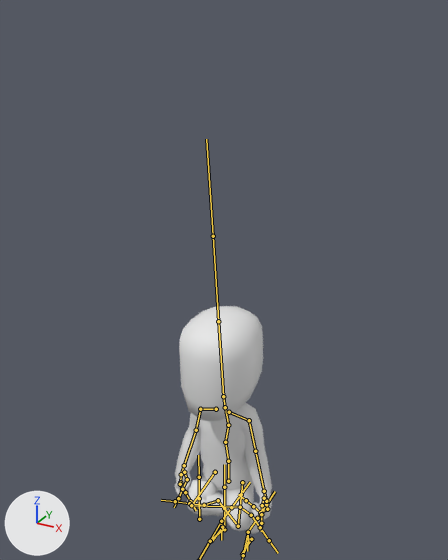
The FBX model Assets/07_Animations/Character/char_hinsetzen.fbx as it was, and as the next commit left it.
Rendered twice from a camera (50 mm lens) standing at (4.46, -2.76, 5.5) and looking at (0.11, 5.14, 1.55). Arrows for +X, +Y and +Z are at lower left; the lights stay in place. Both versions are drawn at frame 1 of the action 'Root|Root.001|Root|0.Targeting Pose|Root|0.Targeting Pose'; the numbers are the values there. The bones that bend it are drawn over the model as lines.

In view in the first picture: 'characterMedium'.
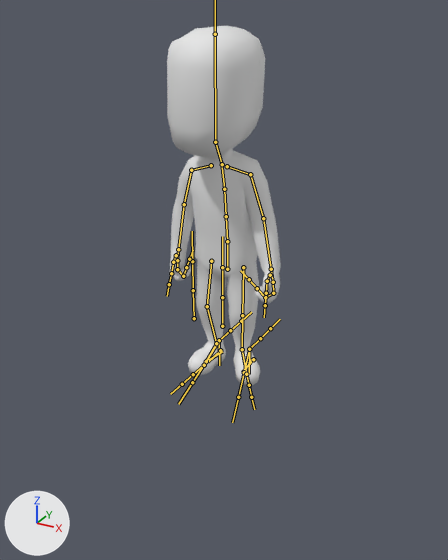
What differs and where, as boxes [x1, y1, x2, y2] in the pictures (448 x 560 px):
'characterMedium', posed (17% wider, 57% taller): before [175, 306, 272, 534]; after [167, 26, 281, 385]
bone 'HipsCtrl', root to tip: before (228, 461) to (228, 481); after (227, 241) to (227, 269)
bone 'Spine', root to tip: before (228, 461) to (225, 442); after (227, 241) to (226, 216)
bone 'Chest', root to tip: before (225, 442) to (228, 425); after (226, 216) to (224, 189)
bone 'UpperChest', root to tip: before (228, 425) to (225, 406); after (224, 189) to (221, 162)
bone 'Neck', root to tip: before (225, 407) to (223, 396); after (222, 164) to (215, 142)
bone 'Head', root to tip: before (223, 396) to (218, 321); after (215, 142) to (215, 34)
bone 'LeftArm', root to tip: before (249, 420) to (255, 451); after (250, 174) to (263, 218)
bone 'LeftForeArm', root to tip: before (255, 451) to (264, 491); after (263, 218) to (271, 269)
bone 'RightForeArm', root to tip: before (196, 430) to (184, 465); after (184, 204) to (178, 249)
bone 'RightHandIndex1', root to tip: before (181, 474) to (180, 482); after (177, 260) to (177, 269)
bone 'RightHandIndex2', root to tip: before (180, 482) to (180, 484); after (177, 269) to (183, 276)
bone 'RightHandIndex3', root to tip: before (180, 484) to (185, 492); after (183, 276) to (186, 267)
bone 'RightHandThumb2', root to tip: before (187, 479) to (182, 489); after (173, 262) to (171, 273)
bone 'LeftUpLeg', root to tip: before (242, 482) to (238, 526); after (243, 267) to (242, 315)
bone 'LeftLeg', root to tip: before (238, 526) to (218, 500); after (242, 315) to (242, 349)
bone 'LeftFoot', root to tip: before (218, 500) to (204, 505); after (242, 349) to (246, 374)
bone 'RightUpLeg', root to tip: before (215, 472) to (191, 505); after (211, 261) to (207, 306)
bone 'RightLeg', root to tip: before (191, 505) to (240, 507); after (207, 306) to (216, 343)
bone 'RightFoot', root to tip: before (240, 507) to (251, 515); after (216, 343) to (204, 365)

What changed in the scene script:
```text
Change bone_hipsctrl:
    where bone_hipsctrl = bpy.data.objects['Root'].pose.bones['HipsCtrl']
    bone_hipsctrl.location: (-0.09, 3.03, -0.28) -> (-0.01, -3.15, -0.37)
Change bone_spine:
    where bone_spine = bpy.data.objects['Root'].pose.bones['Spine']  # child of 'Hips'
    bone_spine.rotation_quaternion: (0.994, 0.079, 0.033, 0.075) -> (0.996, 0.081, 0.026, 0.019)  # degrees (9, 3, 9) -> degrees (9, 3, 2)
Change bone_chest:
    where bone_chest = bpy.data.objects['Root'].pose.bones['Chest']  # child of 'Spine'
    bone_chest.rotation_quaternion: (0.985, 0.006, -0.056, -0.165) -> (1.0, 0.0, 0.0, 0.0)  # degrees (2, -6, -19) -> degrees (0, 0, 0)
Change bone_upperchest:
    where bone_upperchest = bpy.data.objects['Root'].pose.bones['UpperChest']  # child of 'Chest'
    bone_upperchest.rotation_quaternion: (0.989, -0.006, 0.029, 0.144) -> (1.0, 0.0, 0.0, 0.0)  # degrees (0, 3, 17) -> degrees (0, 0, 0)
Change bone_neck:
    where bone_neck = bpy.data.objects['Root'].pose.bones['Neck']  # child of 'UpperChest'
    bone_neck.rotation_quaternion: (0.986, 0.07, -0.079, -0.132) -> (0.997, 0.072, 0.0, 0.0)  # degrees (9, -8, -16) -> degrees (8, 0, 0)
Change bone_head:
    where bone_head = bpy.data.objects['Root'].pose.bones['Head']  # child of 'Neck'
    bone_head.rotation_quaternion: (0.985, -0.124, 0.051, 0.11) -> (0.992, -0.125, 0.001, -0.035)  # degrees (-14, 7, 12) -> degrees (-14, 0, -4)
Change bone_leftarm:
    where bone_leftarm = bpy.data.objects['Root'].pose.bones['LeftArm']  # child of 'LeftShoulder'
    bone_leftarm.rotation_quaternion: (0.742, 0.12, 0.117, -0.649) -> (0.812, 0.132, 0.112, -0.558)  # degrees (2, 19, -82) -> degrees (5, 19, -68)
Change bone_leftforearm:
    where bone_leftforearm = bpy.data.objects['Root'].pose.bones['LeftForeArm']  # child of 'LeftArm'
    bone_leftforearm.rotation_quaternion: (0.927, 0.086, -0.353, 0.092) -> (0.944, 0.109, -0.312, 0.01)  # degrees (7, -42, 9) -> degrees (14, -36, -3)
Change bone_rightforearm:
    where bone_rightforearm = bpy.data.objects['Root'].pose.bones['RightForeArm']  # child of 'RightArm'
    bone_rightforearm.rotation_quaternion: (0.914, 0.01, -0.332, 0.235) -> (0.986, -0.135, -0.001, 0.098)  # degrees (-10, -38, 32) -> degrees (-15, 1, 11)
Change bone_righthandindex1:
    where bone_righthandindex1 = bpy.data.objects['Root'].pose.bones['RightHandIndex1']  # child of 'RightHand'
    bone_righthandindex1.rotation_quaternion: (0.996, -0.054, -0.025, 0.071) -> (1.0, 0.0, 0.0, 0.0)  # degrees (-6, -2, 8) -> degrees (0, 0, 0)
Change bone_righthandindex2:
    where bone_righthandindex2 = bpy.data.objects['Root'].pose.bones['RightHandIndex2']  # child of 'RightHandIndex1'
    bone_righthandindex2.rotation_quaternion: (0.898, 0.058, 0.21, -0.383) -> (0.938, -0.347, 0.019, -0.019)  # degrees (-4, 25, -47) -> degrees (-41, 1, -3)
Change bone_righthandindex3:
    where bone_righthandindex3 = bpy.data.objects['Root'].pose.bones['RightHandIndex3']  # child of 'RightHandIndex2'
    bone_righthandindex3.rotation_quaternion: (0.704, -0.548, 0.146, 0.426) -> (0.61, -0.792, 0.042, 0.008)  # degrees (-61, 42, 37) -> degrees (-105, 4, -3)
Change bone_righthandthumb2:
    where bone_righthandthumb2 = bpy.data.objects['Root'].pose.bones['RightHandThumb2']  # child of 'RightHandThumb1'
    bone_righthandthumb2.rotation_quaternion: (0.933, -0.332, -0.139, -0.005) -> (1.0, 0.0, 0.0, 0.0)  # degrees (-40, -15, 5) -> degrees (0, 0, 0)
Change bone_leftupleg:
    where bone_leftupleg = bpy.data.objects['Root'].pose.bones['LeftUpLeg']  # child of 'Hips'
    bone_leftupleg.rotation_quaternion: (0.815, -0.465, -0.336, 0.083) -> (0.972, -0.154, -0.176, 0.035)  # degrees (-67, -28, 30) -> degrees (-19, -19, 7)
Change bone_leftleg:
    where bone_leftleg = bpy.data.objects['Root'].pose.bones['LeftLeg']  # child of 'LeftUpLeg'
    bone_leftleg.rotation_quaternion: (0.557, 0.751, 0.023, 0.354) -> (0.973, 0.227, -0.035, -0.001)  # degrees (99, -30, 30) -> degrees (26, -4, -1)
Change bone_leftfoot:
    where bone_leftfoot = bpy.data.objects['Root'].pose.bones['LeftFoot']  # child of 'LeftLeg'
    bone_leftfoot.rotation_quaternion: (0.683, 0.223, 0.687, 0.107) -> (0.997, -0.048, -0.004, -0.064)  # degrees (95, 63, 86) -> degrees (-5, -1, -7)
Change bone_rightupleg:
    where bone_rightupleg = bpy.data.objects['Root'].pose.bones['RightUpLeg']  # child of 'Hips'
    bone_rightupleg.rotation_quaternion: (0.462, -0.384, 0.673, -0.431) -> (0.985, -0.153, -0.043, -0.065)  # degrees (-102, 17, -107) -> degrees (-17, -6, -7)
Change bone_rightleg:
    where bone_rightleg = bpy.data.objects['Root'].pose.bones['RightLeg']  # child of 'RightUpLeg'
    bone_rightleg.rotation_quaternion: (0.533, 0.825, -0.102, 0.155) -> (0.973, 0.179, -0.142, -0.016)  # degrees (114, -21, 0) -> degrees (21, -16, -5)
Change bone_rightfoot:
    where bone_rightfoot = bpy.data.objects['Root'].pose.bones['RightFoot']  # child of 'RightLeg'
    bone_rightfoot.rotation_quaternion: (0.698, 0.527, -0.363, 0.323) -> (0.979, -0.02, 0.058, 0.195)  # degrees (70, -58, 7) -> degrees (-1, 7, 23)
```
